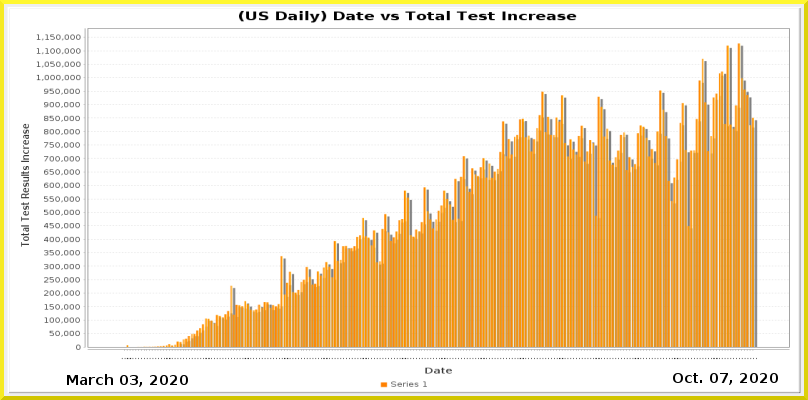
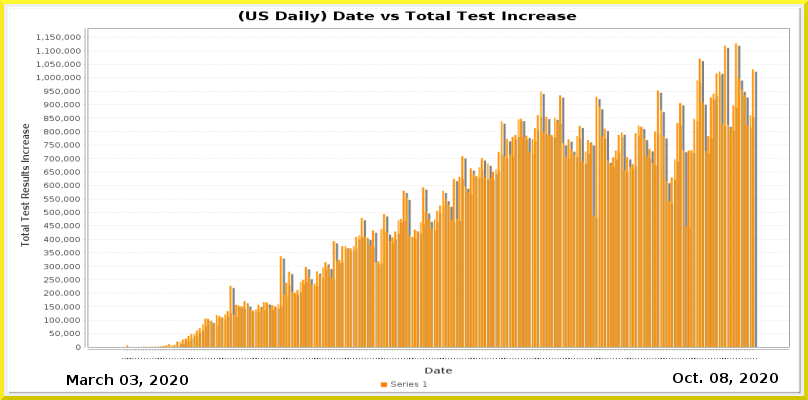
The second 808 x 400 image is a revision of the first. Changes to its layers:
painted on "Current Date" over [720, 373, 728, 383]
painted on "Date_vs_TestIncrease.png" over [142, 43, 758, 360]
